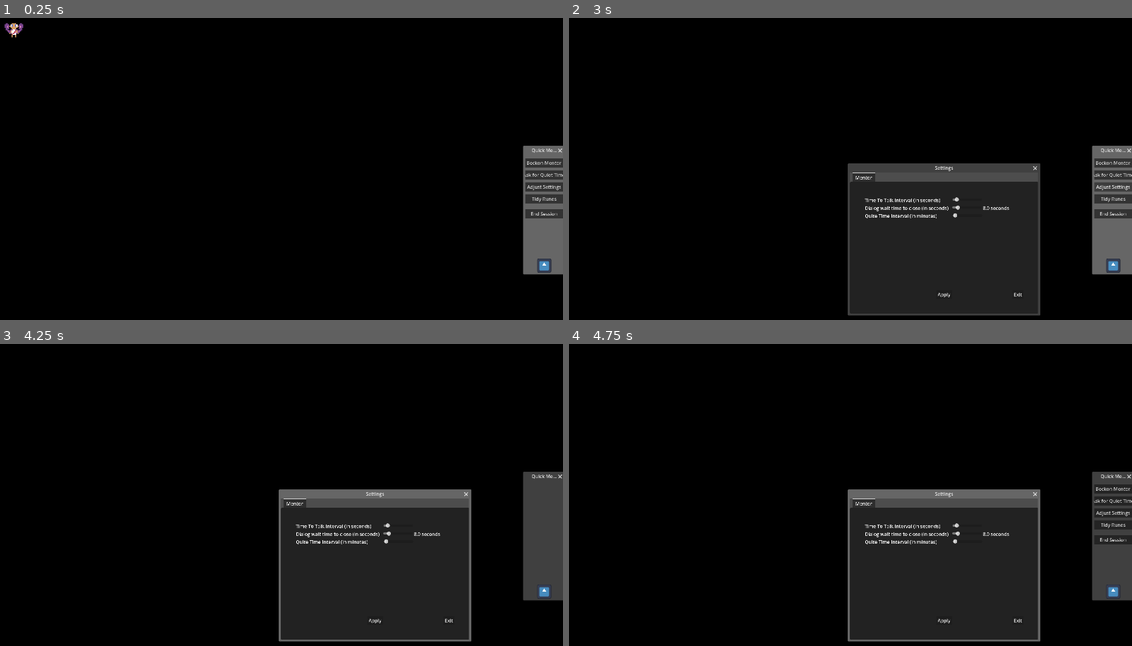
Above: before the commit, frames 1-4 (two rows, left to right).
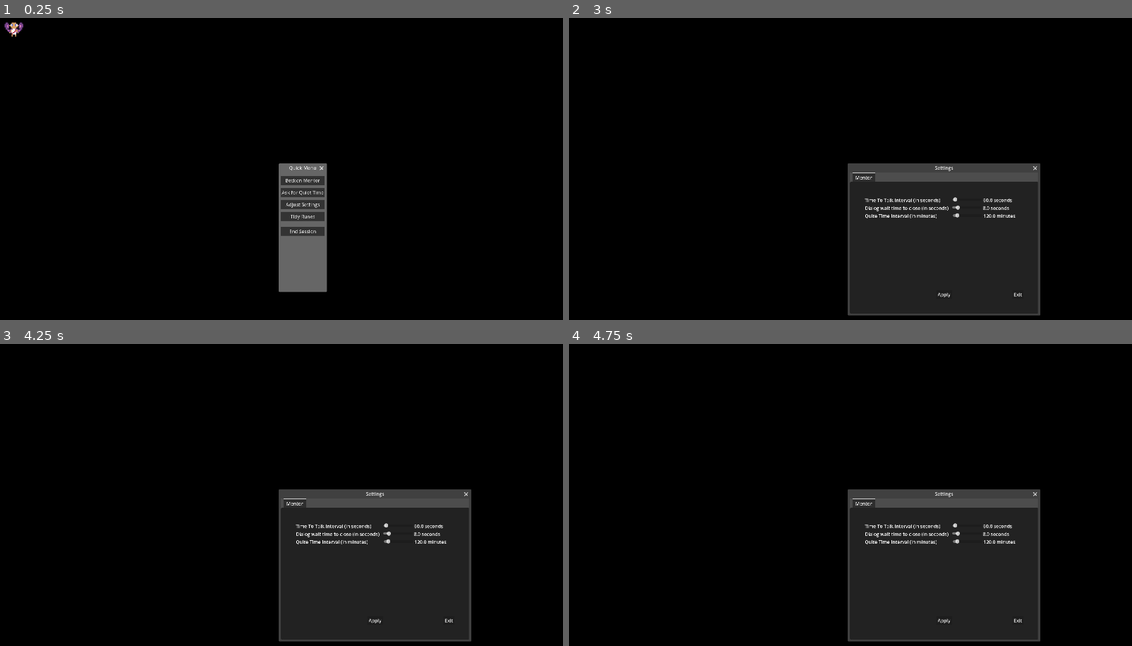
Above: after the commit, the same moments.

Repository: Cilka/Mshauri
Game: Godot game, scene res://src/Main.tscn
The game is run twice, just before and just after one commit, with the same random seed, the same clock (stepped at 60 frames per second) and the same inputs. The engine's default icon, where the game draws it, is replaced by a stand-in: a white triangle on a blue panel in a dark square.
Inputs (mouse positions are in pixels of both pictures, inside the frame that each line leads up to; where the layout moved, square brackets give the same spot in the first picture):
- Up to frame 1 (0.25 s): no input
- Up to frame 2 (3 s): click "Beckon Mentor" at 0.5 s; click "Ask for Quiet Time" at 1.25 s; click "Ask for Quiet Time" (after the commit: "Focusing...") at 2 s; click "Adjust Settings" at 2.75 s
- Up to frame 3 (4.25 s): click "Tidy Runes" at 3.5 s
- Up to frame 4 (4.75 s): click (873, 609) [1115, 591] at 4.25 s

The runs differ from the first frame. In frame 1, 6.8% of the frame differs, in the area x 0-100%, y 1-91%; in frame 2, 3.1%; in frame 3, 4.7%; in frame 4, 4.7%.
Error before the commit: Attempt to call function 'get_as_text' in base 'null instance' on a null instance. (res://src/System.gd:59)
Error after the commit: Attempt to call function 'get_as_text' in base 'null instance' on a null instance. (res://src/System.gd:67)

Commit message:
Stopped giving mentor baby shaking syndrome and changed quick menu icon

Diff:
--- a/project.godot
+++ b/project.godot
@@ -58,6 +58,10 @@
 , Object(InputEventKey,"resource_local_to_scene":false,"resource_name":"","device":-1,"window_id":0,"alt_pressed":false …(182 unchanged characters)…
 ]
 }
+Mouse_Down={
+"deadzone": 0.2,
+"events": []
+}
 
 [layer_names]
 
--- a/src/Friend.tscn
+++ b/src/Friend.tscn
@@ -79,37 +79,35 @@
 [sub_resource type="RectangleShape2D" id="RectangleShape2D_paqds"]
 size = Vector2(64, 56)
 
-[node name="Friend" type="CharacterBody2D"]
+[node name="Friend" type="CharacterBody2D" unique_id=133116334]
 visibility_layer = 2
 motion_mode = 1
 script = ExtResource("1_paqds")
 companion_data = ExtResource("2_7al2t")
 
-[node name="Sprite2D" type="Sprite2D" parent="."]
+[node name="Sprite2D" type="Sprite2D" parent="." unique_id=2037932048]
 visibility_layer = 2
 texture = ExtResource("2_paqds")
 hframes = 5
 
-[node name="AnimationPlayer" type="AnimationPlayer" parent="."]
-libraries = {
-&"": SubResource("AnimationLibrary_e23kd")
-}
+[node name="AnimationPlayer" type="AnimationPlayer" parent="." unique_id=1951465256]
+libraries/ = SubResource("AnimationLibrary_e23kd")
 
-[node name="MouseDetector" type="Area2D" parent="."]
+[node name="MouseDetector" type="Area2D" parent="." unique_id=939299705]
 script = ExtResource("3_8gtfr")
 
-[node name="CollisionShape2D" type="CollisionShape2D" parent="MouseDetector"]
+[node name="CollisionShape2D" type="CollisionShape2D" parent="MouseDetector" unique_id=1216800418]
 shape = SubResource("RectangleShape2D_paqds")
 
-[node name="MoveTimer" type="Timer" parent="."]
+[node name="MoveTimer" type="Timer" parent="." unique_id=1120647939]
 wait_time = 8.0
 autostart = true
 
-[node name="TalkTimer" type="Timer" parent="."]
+[node name="TalkTimer" type="Timer" parent="." unique_id=28942213]
 wait_time = 20.0
 autostart = true
 
-[node name="QuietTimer" type="Timer" parent="."]
+[node name="QuietTimer" type="Timer" parent="." unique_id=2058722395]
 one_shot = true
 
 [connection signal="mouse_entered" from="MouseDetector" to="." method="_on_mouse_detector_mouse_entered"]
--- a/src/System.gd
+++ b/src/System.gd
@@ -14,21 +14,24 @@
 	set(new_value):
 		QuietTimeInterval = new_value
 		QuietTimeIntervalChanged.emit(new_value)
+@export var QuickMenuPosition : Vector2i
 signal QuietTimeIntervalChanged(new_value)
 signal WaitToCloseDialogIntervalChanged(new_value)
 signal WaitToTalkIntervalChanged(new_value)
 var config = ConfigFile.new()
+var screen = DisplayServer.screen_get_size()
 const SETTINGS_FILE_PATH = "user://settings.ini"
 const MENTOR_PATH = "user://councle"
 func _ready():
 	var err : Error
 	if !FileAccess.file_exists(SETTINGS_FILE_PATH):
 		WaitToCloseDialogInterval = 8
-		WaitToTalkInterval = 300
-		QuietTimeInterval = 0
+		WaitToTalkInterval = 60
+		QuietTimeInterval = 7200
 		config.set_value("Mentor","WaitToTalkInterval",WaitToTalkInterval)
 		config.set_value("Mentor","WaitToCloseDialogInterval",WaitToCloseDialogInterval)
 		config.set_value("Mentor","QuietTimeInterval",QuietTimeInterval)
+		config.set_value("Quick Menu", "Position", screen/2)
 		config.save(SETTINGS_FILE_PATH)
 	else:
 		err = config.load(SETTINGS_FILE_PATH)
@@ -39,6 +42,7 @@
 		DirAccess.make_dir_absolute(MENTOR_PATH)
 
 	load_mentor_settings()
+	load_quick_menu_position()
 func save(location: String, data: Dictionary ):
 	var f  = FileAccess.open(location, FileAccess.WRITE)
 	f.store(data)
@@ -49,6 +53,10 @@
 	config.set_value("Mentor","QuietTimeInterval",QuietTimeInterval)
 	config.save(SETTINGS_FILE_PATH)
 
+func save_quick_menu_position(position: Vector2i):
+	config.set_value("Quick Menu", "Position", position)
+func load_quick_menu_position():
+	QuickMenuPosition = config.get_value("Quick Menu","Position", screen/2)
 func load_mentor_settings():
 	WaitToCloseDialogInterval = config.get_value("Mentor","WaitToCloseDialogInterval")
 	WaitToTalkInterval = config.get_value("Mentor","WaitToTalkInterval")
--- a/src/Windows/QuickMenu.tscn
+++ b/src/Windows/QuickMenu.tscn
@@ -1,13 +1,14 @@
-[gd_scene load_steps=3 format=3 uid="uid://q6cw4f1dmg2"]
+[gd_scene format=3 uid="uid://q6cw4f1dmg2"]
 
 [ext_resource type="Script" uid="uid://ctwcnthhp6g1h" path="res://src/Windows/quick_menu.gd" id="1_dd8xy"]
-[ext_resource type="Texture2D" uid="uid://dnw80yor1nlu0" path="res://icon.svg" id="2_ryguw"]
+[ext_resource type="Texture2D" uid="uid://da0g0yhk7duf2" path="res://assets/ui/QuickMenuIconClosed.png" id="2_dd8xy"]
 
-[node name="Menu" type="CanvasLayer" groups=["QuickMenuWindow"]]
+[node name="Menu" type="CanvasLayer" unique_id=324271406 groups=["QuickMenuWindow"]]
 script = ExtResource("1_dd8xy")
+expanded_size = Vector2(148, 600)
 
-[node name="VBoxContainer" type="VBoxContainer" parent="."]
-custom_minimum_size = Vector2(128, 400)
+[node name="VBoxContainer" type="VBoxContainer" parent="." unique_id=1042540238]
+custom_minimum_size = Vector2(148, 400)
 anchors_preset = 7
 anchor_left = 0.5
 anchor_top = 1.0
@@ -19,64 +20,64 @@
 grow_horizontal = 2
 grow_vertical = 0
 
-[node name="OptionsContainer" type="MarginContainer" parent="VBoxContainer"]
+[node name="OptionsContainer" type="MarginContainer" parent="VBoxContainer" unique_id=1083339534]
 custom_minimum_size = Vector2(128, 300)
 layout_mode = 2
 size_flags_vertical = 3
 theme_override_constants/margin_top = 10
 
-[node name="Options" type="VBoxContainer" parent="VBoxContainer/OptionsContainer"]
+[node name="Options" type="VBoxContainer" parent="VBoxContainer/OptionsContainer" unique_id=1854516232]
 custom_minimum_size = Vector2(128, 200)
 layout_mode = 2
 theme_override_constants/separation = 10
 
-[node name="ToggleMentor" type="Button" parent="VBoxContainer/OptionsContainer/Options"]
+[node name="ToggleMentor" type="Button" parent="VBoxContainer/OptionsContainer/Options" unique_id=1534679275]
 layout_mode = 2
 text = "Summon Rin"
 
-[node name="Quiet" type="Button" parent="VBoxContainer/OptionsContainer/Options"]
+[node name="Quiet" type="Button" parent="VBoxContainer/OptionsContainer/Options" unique_id=1637013110]
 layout_mode = 2
 text = "Ask for Quiet Time"
 
-[node name="PanelContainer" type="PanelContainer" parent="VBoxContainer/OptionsContainer/Options"]
+[node name="PanelContainer" type="PanelContainer" parent="VBoxContainer/OptionsContainer/Options" unique_id=1562417498]
 visible = false
 layout_mode = 2
 
-[node name="Quiet Timer" type="Label" parent="VBoxContainer/OptionsContainer/Options/PanelContainer"]
+[node name="Quiet Timer" type="Label" parent="VBoxContainer/OptionsContainer/Options/PanelContainer" unique_id=1366228790]
 layout_mode = 2
 
-[node name="CommandList" type="Button" parent="VBoxContainer/OptionsContainer/Options"]
+[node name="CommandList" type="Button" parent="VBoxContainer/OptionsContainer/Options" unique_id=177537799]
 visible = false
 layout_mode = 2
 text = "Spell Book"
 
-[node name="Journal" type="Button" parent="VBoxContainer/OptionsContainer/Options"]
+[node name="Journal" type="Button" parent="VBoxContainer/OptionsContainer/Options" unique_id=107099120]
 visible = false
 layout_mode = 2
 text = "Open Journal"
 
-[node name="Settings" type="Button" parent="VBoxContainer/OptionsContainer/Options"]
+[node name="Settings" type="Button" parent="VBoxContainer/OptionsContainer/Options" unique_id=79593813]
 layout_mode = 2
 text = "Adjust Settings"
 
-[node name="CloseMenu" type="Button" parent="VBoxContainer/OptionsContainer/Options"]
+[node name="CloseMenu" type="Button" parent="VBoxContainer/OptionsContainer/Options" unique_id=793503726]
 layout_mode = 2
 text = "Tidy Runes"
 
-[node name="MarginContainer" type="MarginContainer" parent="VBoxContainer/OptionsContainer/Options"]
+[node name="MarginContainer" type="MarginContainer" parent="VBoxContainer/OptionsContainer/Options" unique_id=264128183]
 layout_mode = 2
 theme_override_constants/margin_top = 10
 
-[node name="Exit Application" type="Button" parent="VBoxContainer/OptionsContainer/Options/MarginContainer"]
+[node name="Exit Application" type="Button" parent="VBoxContainer/OptionsContainer/Options/MarginContainer" unique_id=2070450835]
 layout_mode = 2
 text = "End Session"
 
-[node name="MenuActivator" type="TextureButton" parent="VBoxContainer"]
+[node name="MenuActivator" type="TextureButton" parent="VBoxContainer" unique_id=80103069]
 custom_minimum_size = Vector2(48, 48)
 layout_mode = 2
 size_flags_horizontal = 4
 size_flags_vertical = 10
-texture_normal = ExtResource("2_ryguw")
+texture_normal = ExtResource("2_dd8xy")
 ignore_texture_size = true
 stretch_mode = 4
 
--- a/src/Windows/ViewWindow.tscn
+++ b/src/Windows/ViewWindow.tscn
@@ -1,11 +1,15 @@
-[gd_scene load_steps=2 format=3 uid="uid://bo5d2mf45hre2"]
+[gd_scene format=3 uid="uid://bo5d2mf45hre2"]
 
 [ext_resource type="Script" uid="uid://d3euhu1266512" path="res://src/Windows/view_window.gd" id="1_runh8"]
 
-[node name="ViewWindow" type="Window"]
+[node name="ViewWindow" type="Window" unique_id=2362755]
+oversampling_override = 1.0
 position = Vector2i(0, 36)
+size = Vector2i(100, 96)
+min_size = Vector2i(96, 96)
+max_size = Vector2i(1000, 1000)
 script = ExtResource("1_runh8")
 
-[node name="Camera2D" type="Camera2D" parent="."]
+[node name="Camera2D" type="Camera2D" parent="." unique_id=306587720]
 position_smoothing_enabled = true
 position_smoothing_speed = 8.0
--- a/src/Windows/WindowWeaver.gd
+++ b/src/Windows/WindowWeaver.gd
@@ -9,7 +9,9 @@
 var _window_count : int =0
 var _windows : Dictionary[String,Window]
 var dialog_box_window
+@warning_ignore("unused_signal")
 signal focused_window_open
+@warning_ignore("unused_signal")
 signal focused_window_closed
 func _ready() -> void:
 	if !_window:
@@ -32,6 +34,7 @@
 	talk.autoclose = false
 	return _windows[new_window.title]
 
+@warning_ignore("unused_parameter")
 func OpenSimpleDialog(window_pos : Vector2i, text :String, autoclose :bool = false) -> Window:
 	var talk = _dialog_box.instantiate()
 	dialog_box_window.add_child(talk)
@@ -56,8 +59,8 @@
 	var m = _mentor.instantiate()
 	_weave(window_pos, m, "Your Mentor", false)
 	_windows["Your Mentor"].visible =true
-	_windows["Your Mentor"].unresizable = true
-	_windows["Your Mentor"].transient=false
+	_windows["Your Mentor"].unresizable = false
+	_windows["Your Mentor"].transient = false
 	_windows["Your Mentor"].borderless = true
 	_windows["Your Mentor"].transparent_bg = true
 	_windows["Your Mentor"].transparent = true
@@ -75,7 +78,6 @@
 	_windows["Quick Menu"].borderless = false
 	_windows["Quick Menu"].transparent = true
 	_windows["Quick Menu"].transparent_bg = true
-	_windows["Quick Menu"].WINDOW_INITIAL_POSITION_ABSOLUTE
 	_windows["Quick Menu"].physics_object_picking = true
 
 	return _windows["Quick Menu"]
@@ -87,12 +89,14 @@
 	return DisplayServer.window_get_current_screen(get_window().get_window_id())
 
 func Center() -> Vector2i:
+	@warning_ignore("integer_division")
 	return  Vector2i(DisplayServer.screen_get_size(CurrentScreen()).x/2,DisplayServer.screen_get_size(CurrentScreen()).y/2 )
 
 func TopLeft() -> Vector2i:
 	return Vector2i()
 func adjust_view(window: String, resize_to :Vector2):
 	var old_pos = _windows[window].position
+	@warning_ignore("narrowing_conversion")
 	_windows[window].size = Vector2i(resize_to.x, resize_to.y)
 	_windows[window].position = old_pos
 func _weave(window_pos : Vector2i,child: Node,window_title :String = "" ,is_ui : bool = true, popup: bool=false ) -> Node:
@@ -117,3 +121,7 @@
 	dialog_box_window.show()
 func HideDialogWindow():
 	dialog_box_window.hide()
+func DetachCamera(window):
+	_windows[window].get_node("Camera2D").enabled = false
+func ReattachCamera(window):
+	_windows[window].get_node("Camera2D").enabled = true
--- a/src/Windows/quick_menu.gd
+++ b/src/Windows/quick_menu.gd
@@ -6,6 +6,8 @@
 @onready var quiet_buton : Button = get_node("VBoxContainer/OptionsContainer/Options/Quiet")
 @onready var quiet_timer_label: Label = get_node("VBoxContainer/OptionsContainer/Options/PanelContainer/Quiet Timer")
 @export var expanded_size : Vector2 = Vector2i(128, 600)
+var quick_menu_icon_closed : CompressedTexture2D
+var quick_menu_icon_open : CompressedTexture2D
 var can_drag : bool = false
 var drag : bool = false
 var is_in_quiet_time : bool = false
@@ -13,6 +15,8 @@
 var quiet_button_text = "Ask for Quiet Time"
 signal quiet_time_set(is_on)
 func _ready() -> void:
+	quick_menu_icon_closed =  load("res://assets/ui/QuickMenuIconClosed.png")
+	quick_menu_icon_open = load("res://assets/ui/QuickMenuIconOpen.png")
 	button.pressed.connect(_handle_mouse_input)
 	if Weaver._windows.has("Your Mentor"):
 		mentor_toggle.text = "Dismiss Mentor"
@@ -24,11 +28,13 @@
 			drag = true
 		elif event.button_index == MOUSE_BUTTON_LEFT && event.is_released():
 			drag = false
+		if event.double_click:
+			_on_activation()
 
 func _process(delta: float) -> void:
 	if drag:
 		#get_window().start_drag()
-		var drag_offset = get_window().size/2
+		var drag_offset = button.position + button.texture_normal.get_size()/2
 		var mouse_pos =  DisplayServer.mouse_get_position()
 		var window_pos = mouse_pos - Vector2i(drag_offset.x, drag_offset.y)
 		DisplayServer.window_set_position(window_pos, get_window().get_window_id())
@@ -43,12 +49,15 @@
 
 func _on_activation():
 	options.visible = !options.visible
+	if options.visible:
+		button.texture_normal = quick_menu_icon_open
+	else:
+		button.texture_normal = quick_menu_icon_closed
 func _on_held():
 	drag = true
 func _on_release():
 	drag = false
-
-
+	System.save_quick_menu_position(get_window().position)
 func _on_close_menu_pressed() -> void:
 	options.visible = false
 	drag = false
@@ -74,7 +83,7 @@
 	if options.visible:
 		can_drag = true
 	else:
-		_on_activation()
+
 		can_drag = false
 		drag = false
 func _on_settings_pressed() -> void:
--- a/src/Windows/view_window.gd
+++ b/src/Windows/view_window.gd
@@ -14,6 +14,8 @@
 	close_requested.connect(queue_free) # Actually close the window when clicking the close button
 	close_requested.connect(_on_close_requested)
 func _process(delta: float) -> void:
+	if !_Camera.enabled:
+		return
 	if ui_view_only:
 		position = position
 		return
--- a/src/friend.gd
+++ b/src/friend.gd
@@ -19,7 +19,8 @@
 var chat_window : Window
 var is_user_in_menu: bool = false
 var quiet_timer_timed_out : bool = false
-
+var random_chat_buffer = {}
+var random_chat_buffer_limit : int = 6
 signal QuiteTimerChanged(time)
 func _ready():
 	#print_debug(Conch.read_app_usage())
@@ -39,15 +40,25 @@
 	.quiet_time_set.connect(_on_quiet_time_set)
 func _process(delta: float) -> void:
 	#
+	#if !is_held:
 	get_window().position = position
 	_anim_state()
+	#else:
+		#position = get_local_mouse_position()
 	pass
 
 func _input(event: InputEvent) -> void:
 	if event is InputEventMouseButton:
-		if is_hovered && event.double_click:
+		if !is_held && is_hovered && event.button_index == MOUSE_BUTTON_LEFT:
+			is_held = true
 			print_debug("Mouse pos: " + str(event.position))
-
+		elif is_held &&  event.button_index == MOUSE_BUTTON_LEFT:
+			is_held = false
+			#get_window().size = get_window().min_size
+			print_debug("let goooooo!!!!")
+	if is_held && event is InputEventMouseMotion:
+		#get_window().size =  get_window().max_size
+		position =  DisplayServer.mouse_get_position()- get_window().size/2
 			#Weaver.OpenSettings()
 func open_chat(dialog: Dialectic, autoclose :bool  = true):
 	if do_not_disturb:
@@ -85,13 +96,18 @@
 	pass
 func say_random():
 	if !is_talking:
-		var rand = randi_range(0, companion_data.sayings.idle.size()-1)
-		var key = companion_data.sayings.idle.keys()[rand]
+		var key = companion_data.sayings.idle.keys().pick_random()
+		random_chat_buffer[key] =  companion_data.sayings.idle[key]
+		if random_chat_buffer.size() > random_chat_buffer_limit:
+			var pop = random_chat_buffer.keys()[0]
+			companion_data.sayings.idle[pop] = random_chat_buffer[pop]
+			random_chat_buffer.erase(pop)
 		stop_moving()
 		_clear_state()
 		is_talking = true
 		movement_timer.stop()
 		open_chat(companion_data.sayings.idle[key])
+		companion_data.sayings.idle.erase(key)
 func move_viewport():
 	pass
 
@@ -104,10 +120,6 @@
 func _on_timer_timeout() -> void:
 	move_random()
 
-func _update_window(delta :float) -> void:
-	get_window().position = Vector2i(get_window().position.x +  global_position.x * delta, get_window().position.y +  global_position.y * delta)
-	print_debug('Movie Window Rect Pos:' +str(get_window().position))
-
 func _anim_state():
 	if is_moving:
 		anim.play("Move")
@@ -119,7 +131,6 @@
 func _on_mouse_detector_mouse_entered() -> void:
 	stop_moving()
 	is_hovered = true
-	#velocity = Vector2.ZERO
 	print_debug("Found Mouse!")
 func _on_mouse_detector_mouse_exited() -> void:
 	is_hovered = false
--- a/src/main.gd
+++ b/src/main.gd
@@ -24,9 +24,7 @@
 	ProjectSettings.set_setting("display/window/per_pixel_transparency/allowed", true)
 	var screen = DisplayServer.screen_get_usable_rect(get_window().current_screen).size
 	if OS.get_name() == "Linux":
-		#TODO:need to get menu position dynamicly. Too Tired to do this proper
-		var menu_size = Vector2i(128,600)
-		Weaver.OpenQuickMenu(Vector2i(screen.x - menu_size.x, screen.y-600))
+		Weaver.OpenQuickMenu(System.QuickMenuPosition)
 	mentor_window = Weaver.SummonMentor()
 	#System tray is not supported in 4.4.1 for Linux Systems
 
Not shown: 1 places in src/Friend.tscn that only renumber resources
